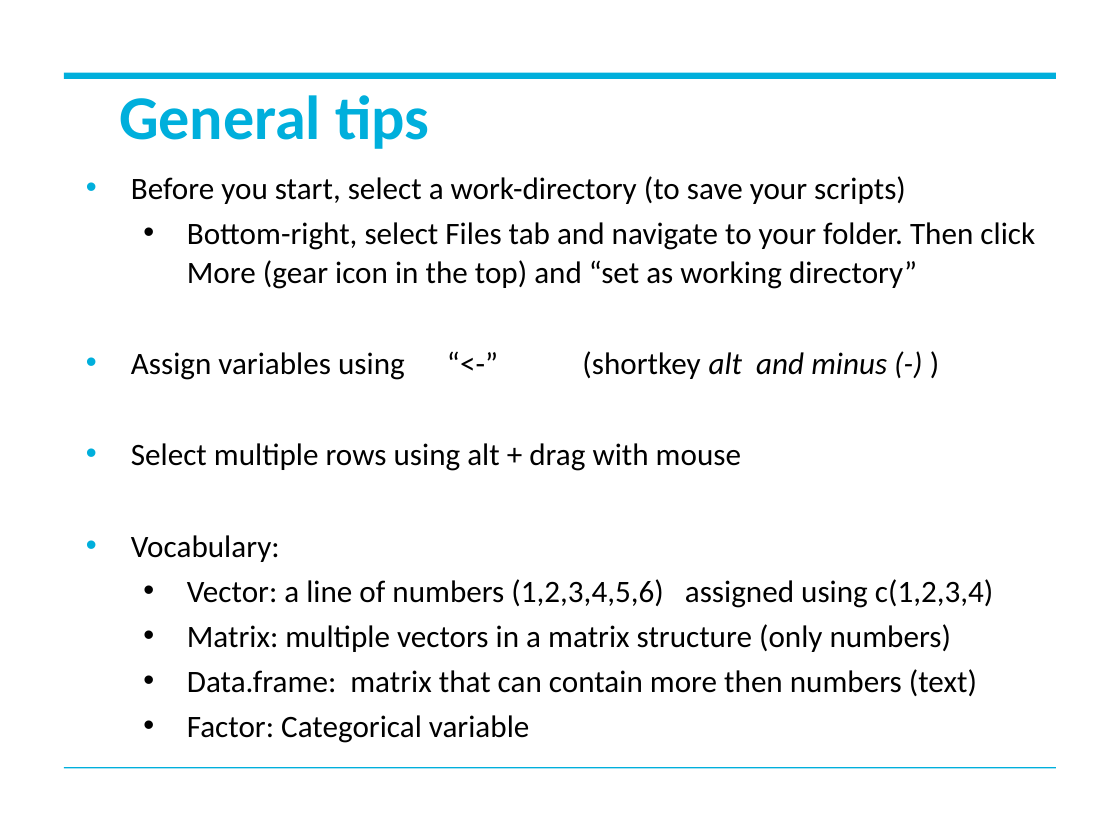
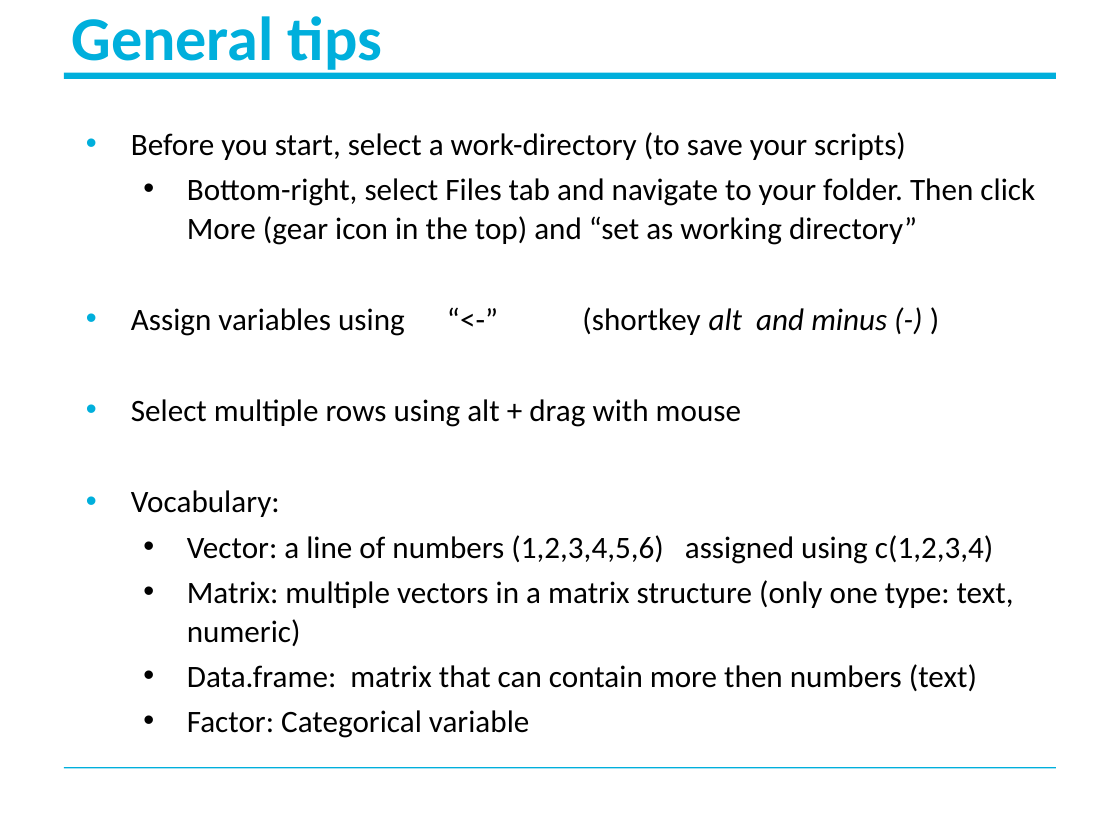
Before and after one commit to StanWijn/DMIG, a slide deck: slide 4 of R software in decision modelling - Part 2.pptx (slide 19 before the commit). Drawn at 1120x840 pixels with LibreOffice and Linux fonts; fonts in the diff are those of the drawing; background and template pictures are left out. Boxes give left, top, right and bottom in pixels: in the first picture for what was removed or moved away, otherwise in the second. Text is boxed around its words. In the diff, an @@ line names an element or a change of style, - is before the commit and + after.

```diff
--- a/R software in decision modelling - Part 2.pptx
+++ b/R software in decision modelling - Part 2.pptx
@@ title "General tips" rewrapped from <box>119,95,429,149</box> to <box>71,16,382,76</box> @@
@@ text "Before you start, select a ...": place and size @@
-text "Before you start, select a ..." at <box>131,176,1035,743</box>
+text "Before you start, select a ..." at <box>131,132,1035,691</box>
@@ text at <box>187,580,1014,646</box>: text changed @@
-  • Matrix: multiple vectors in a matrix structure (only numbers)
+  • Matrix: multiple vectors in a matrix structure (only one type: text, numeric)
```
Also in this commit, not shown: 6 other slides changed, 15 slides added, 26 slides removed, 4 other files.
